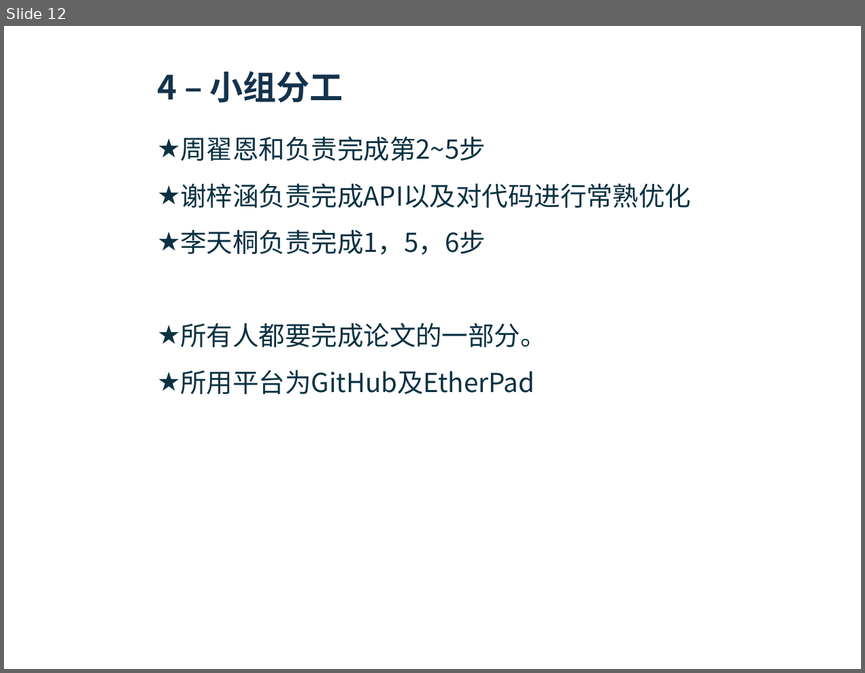
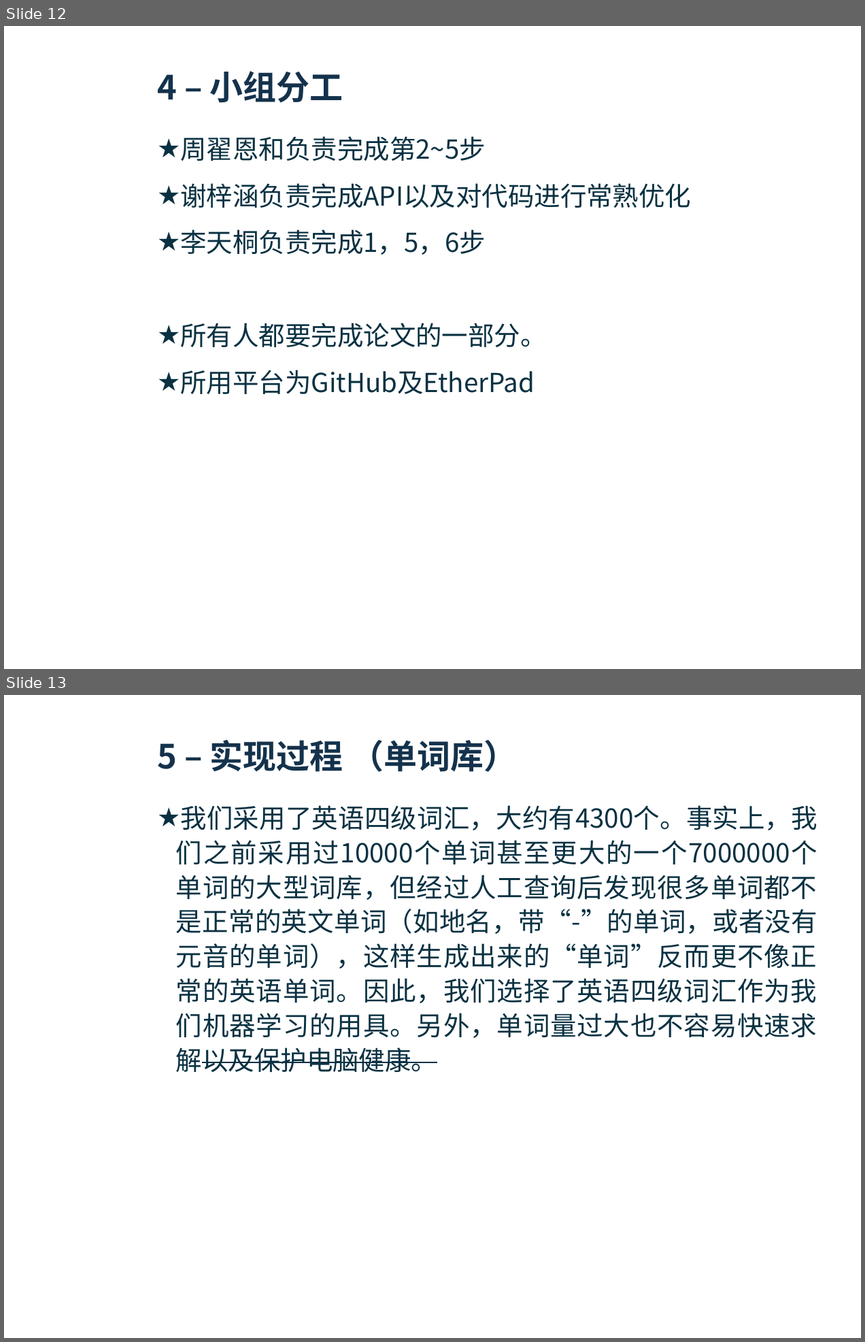
Before and after one commit to bdfzoier/Monkey_Type, a slide deck: result/ppt/猴子打字计划.pptx. Shown one above the other, each under a label of ours: slide 12 before the commit, slides 12 and 13 after it. The pictures are 865x673 and 865x1342 pixels, drawn with LibreOffice and Linux fonts; fonts in the diff are those of the drawing; background and template pictures are left out. Boxes give left, top, right and bottom in pixels: in the first picture for what was removed or moved away, otherwise in the second. Text is boxed around its words. In the diff, an @@ line names an element or a change of style, - is before the commit and + after.

```diff
--- a/result/ppt/猴子打字计划.pptx
+++ b/result/ppt/猴子打字计划.pptx
@@ slide 13 added at [4, 695, 861, 1338], background picture (left out); not listed: 2 template elements that a slide beside it also shows @@
@@ title added at [157, 740, 517, 772], 28 pt, text #14324C, bold @@
+5 – 实现过程 （单词库）
@@ text added at [176, 805, 818, 1072], 22 pt, text #0A3142 @@
+★ 我们采用了英语四级词汇，大约有4300个。事实上，我们之前采用过10000个单词甚至更大的一个7000000个单词的大型词库，但经过人工查询后发现很多单词都不是正常的英文单词（如地名，带“-”的单词，或者没有元音的单词），这样生成出来的“单词”反而更不像正常的英语单词。因此，我们选择了英语四级词汇作为我们机器学习的用具。另外，单词量过大也不容易快速求解以及保护电脑健康。
```
Also in this commit, not shown: 7 other slides added.
